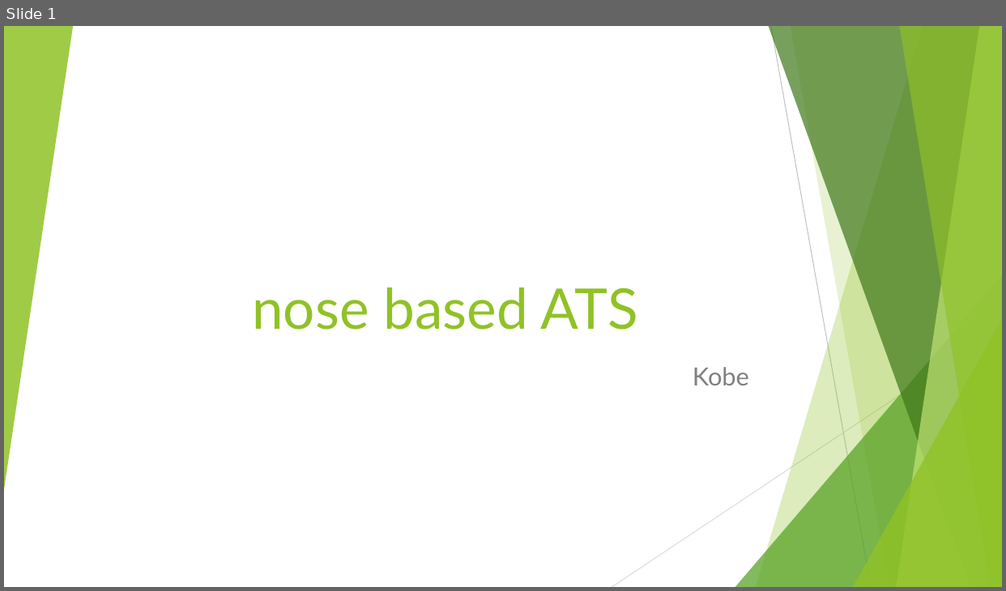
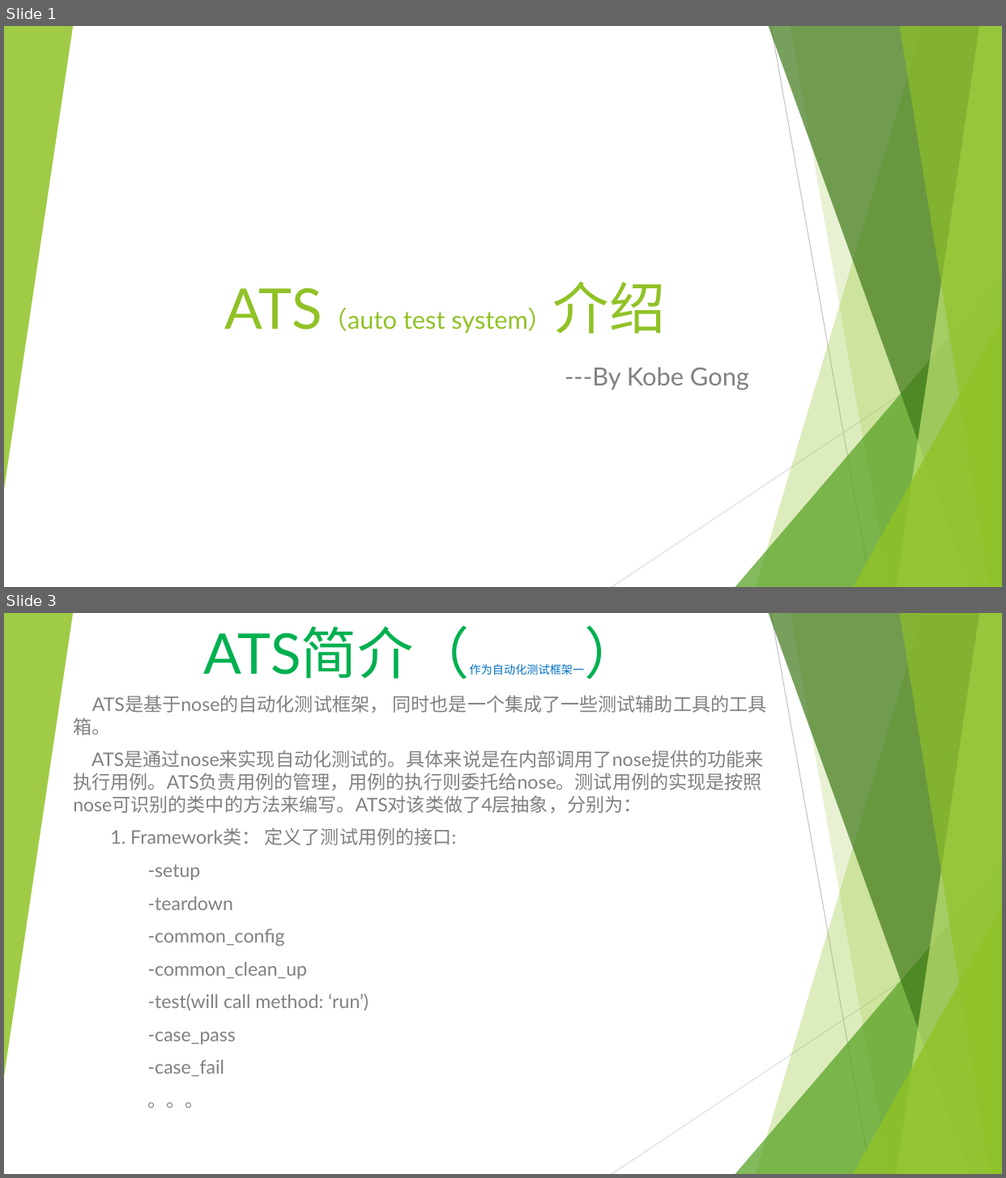
Before and after one commit to gx303841541/ATS, a slide deck: nose based ATS.pptx. Shown one above the other, each under a label of ours: slide 1 before the commit, slides 1 and 3 after it; the slides between them are not shown. The pictures are 1006x591 and 1006x1178 pixels, drawn with LibreOffice and Linux fonts; fonts in the diff are those of the drawing. Boxes give left, top, right and bottom in pixels: in the first picture for what was removed or moved away, otherwise in the second. Text is boxed around its words. In the diff, an @@ line names an element or a change of style, - is before the commit and + after.

```diff
--- a/nose based ATS.pptx
+++ b/nose based ATS.pptx
@@ slide 3 added at bbox=[4, 613, 1002, 1174], background #FFFFFF; not listed: 10 template elements that a slide beside it also shows @@
@@ title added at bbox=[203, 626, 584, 679], 11 pt, text #0070C0 @@
+ATS简介（作为自动化测试框架一）
@@ subtitle added at bbox=[73, 695, 767, 1109], 18 pt, text #808080 @@
+ATS是基于nose的自动化测试框架， 同时也是一个集成了一些测试辅助工具的工具箱。
+ATS是通过nose来实现自动化测试的。具体来说是在内部调用了nose提供的功能来执行用例。ATS负责用例的管理，用例的执行则委托给nose。测试用例的实现是按照nose可识别的类中的方法来编写。ATS对该类做了4层抽象，分别为：
+1. Framework类： 定义了测试用例的接口:
+-setup
+-teardown
+-common_config
+-common_clean_up
+-test(will call method: ‘run’)
+-case_pass
+-case_fail
+。。。
@@ slide 1 changed as well @@
@@ title at bbox=[225, 281, 666, 334]: text changed; size 54 to 24 pt @@
-nose based ATS
+ATS（auto test system）介绍
@@ subtitle at bbox=[565, 367, 749, 390]: text changed @@
-Kobe
+---By Kobe Gong
```
Also in this commit, not shown: 2 other slides changed, 18 other slides added, 12 other files.
